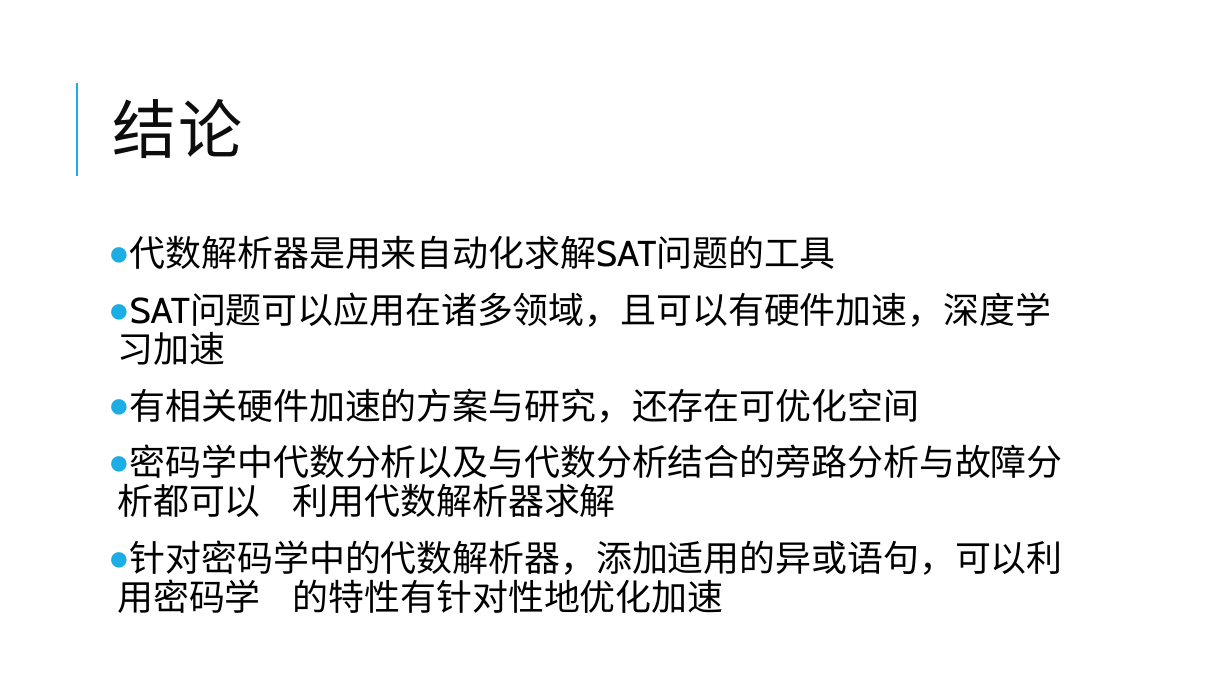
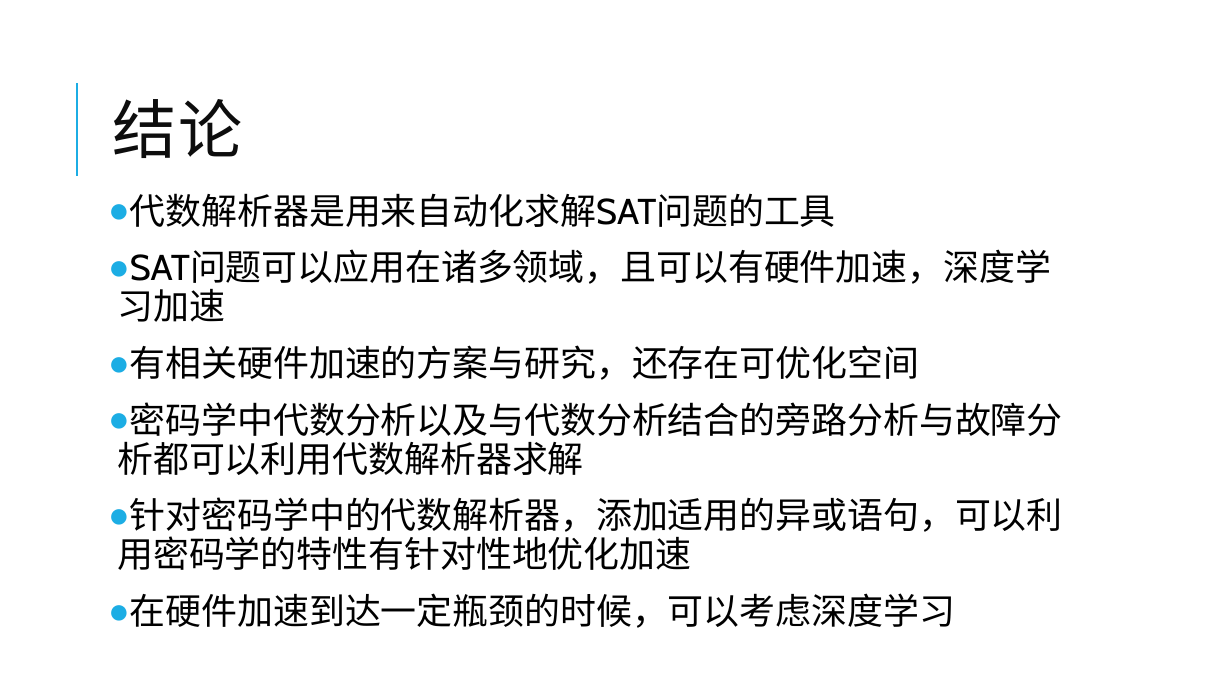
Before and after one commit to yberlin/hello-world, a slide deck: slide 37 of 数电/代数解析器与其密码学领域的应用.pptx (slide 36 before the commit). Drawn at 1232x693 pixels with LibreOffice and Linux fonts; fonts in the diff are those of the drawing. Boxes give left, top, right and bottom in pixels: in the first picture for what was removed or moved away, otherwise in the second. Text is boxed around its words. In the diff, an @@ line names an element or a change of style, - is before the commit and + after.

```diff
--- a/数电/代数解析器与其密码学领域的应用.pptx
+++ b/数电/代数解析器与其密码学领域的应用.pptx
@@ text "代数解析器是用来自动化求解SAT问题的工具": place and size @@
-text "代数解析器是用来自动化求解SAT问题的工具" at (117, 235, 1063, 613)
+text "代数解析器是用来自动化求解SAT问题的工具" at (117, 193, 1063, 628)
@@ text at (117, 402, 1063, 628): text changed @@
-● 密码学中代数分析以及与代数分析结合的旁路分析与故障分析都可以 利用代数解析器求解
-● 针对密码学中的代数解析器，添加适用的异或语句，可以利用密码学 的特性有针对性地优化加速
+● 密码学中代数分析以及与代数分析结合的旁路分析与故障分析都可以利用代数解析器求解
+● 针对密码学中的代数解析器，添加适用的异或语句，可以利用密码学的特性有针对性地优化加速
+● 在硬件加速到达一定瓶颈的时候，可以考虑深度学习
```
Also in this commit, not shown: 2 other slides changed, 1 slide added, 2 other files.
